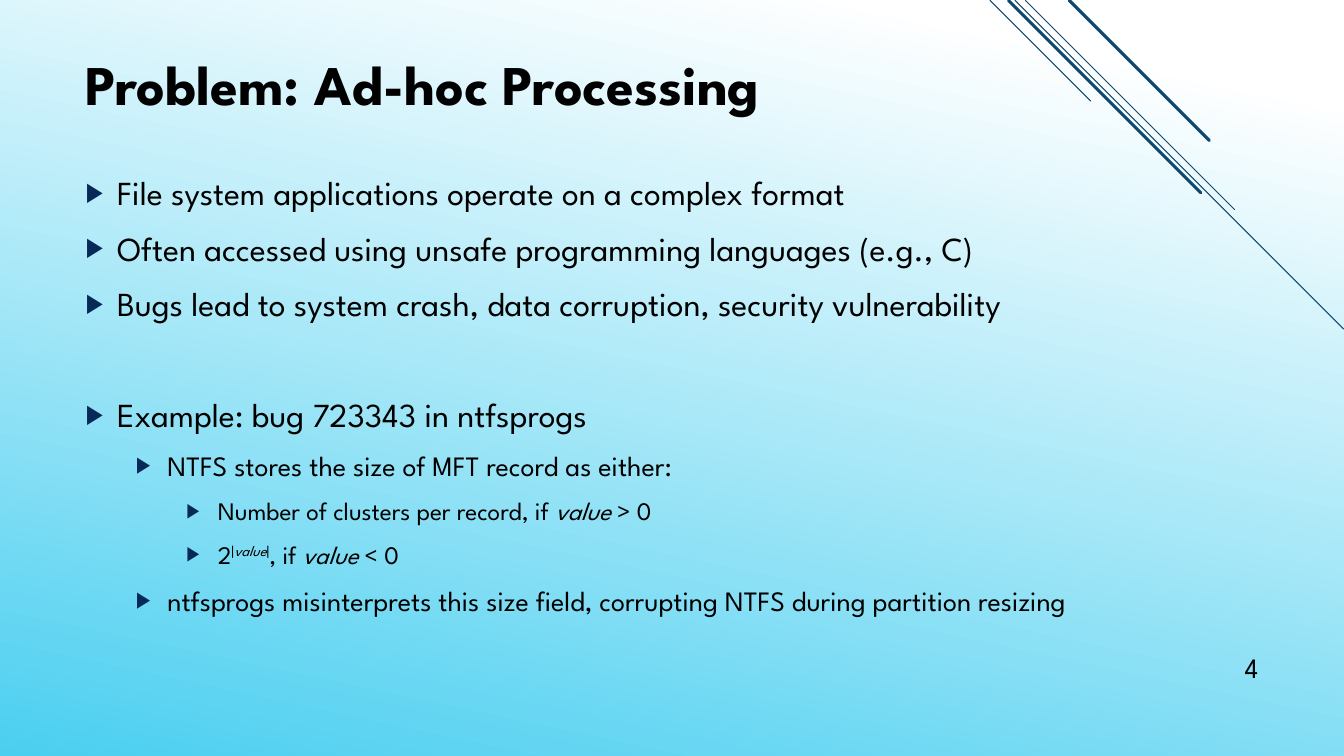
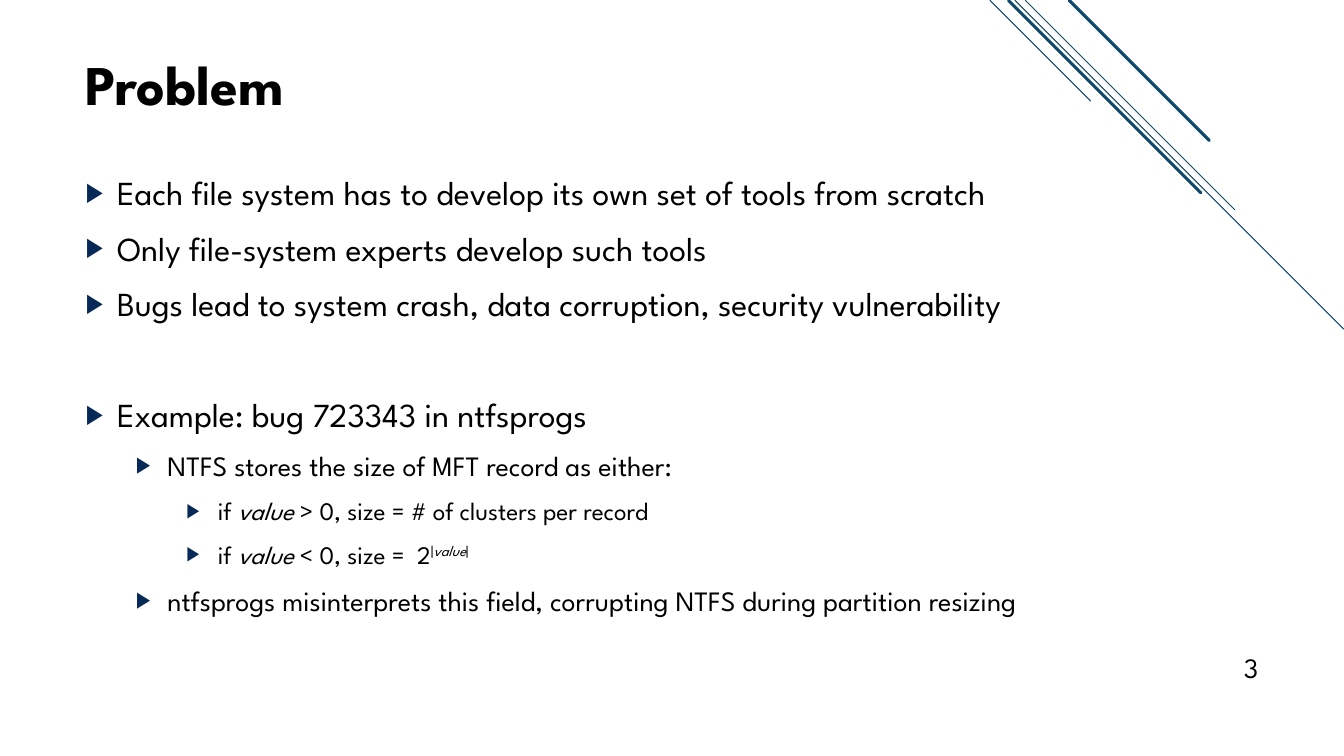
Before and after one commit to jacksun007/spiffy-paper, a slide deck: slide 3 of talk/spiffy_talk.pptx (slide 4 before the commit). Drawn at 1344x756 pixels with LibreOffice and Linux fonts; fonts in the diff are those of the drawing. Boxes give left, top, right and bottom in pixels: in the first picture for what was removed or moved away, otherwise in the second. Text is boxed around its words. In the diff, an @@ line names an element or a change of style, - is before the commit and + after.

```diff
--- a/talk/spiffy_talk.pptx
+++ b/talk/spiffy_talk.pptx
@@ background gradient #FFFFFF to #4BCFF0 to #FFFFFF @@
@@ title at box(86, 66, 284, 106): text changed @@
-Problem: Ad-hoc Processing
+Problem
@@ text at box(117, 181, 985, 268): text changed @@
-▶ File system applications operate on a complex format
-▶ Often accessed using unsafe programming languages (e.g., C)
+▶ Each file system has to develop its own set of tools from scratch
+▶ Only file-system experts develop such tools
@@ text at box(167, 502, 1016, 617): text changed @@
-    ▶ Number of clusters per record, if value > 0
-    ▶ 2|value|, if value < 0
-  ▶ ntfsprogs misinterprets this size field, corrupting NTFS during partition resizing
+    ▶ if value > 0, size = # of clusters per record
+    ▶ if value < 0, size = 2|value|
+  ▶ ntfsprogs misinterprets this field, corrupting NTFS during partition resizing
@@ page number at box(1244, 659, 1258, 679): text changed @@
-4
+3
```
Also in this commit, not shown: 31 other slides changed, 1 slide added.
